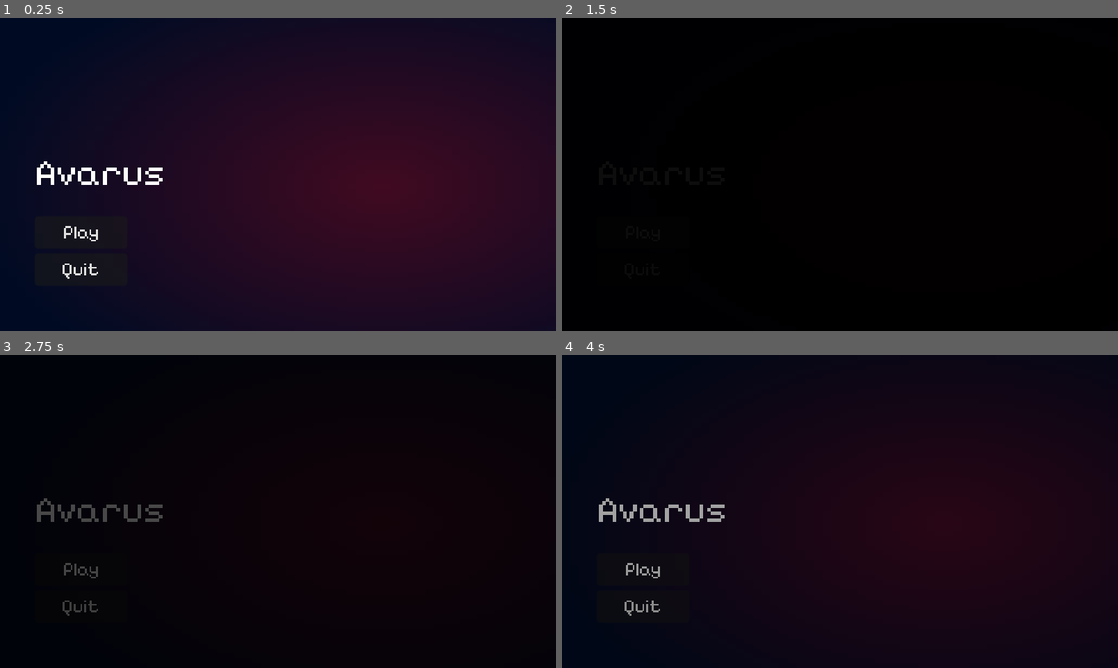
Above: before the commit, frames 1-4 (two rows, left to right).
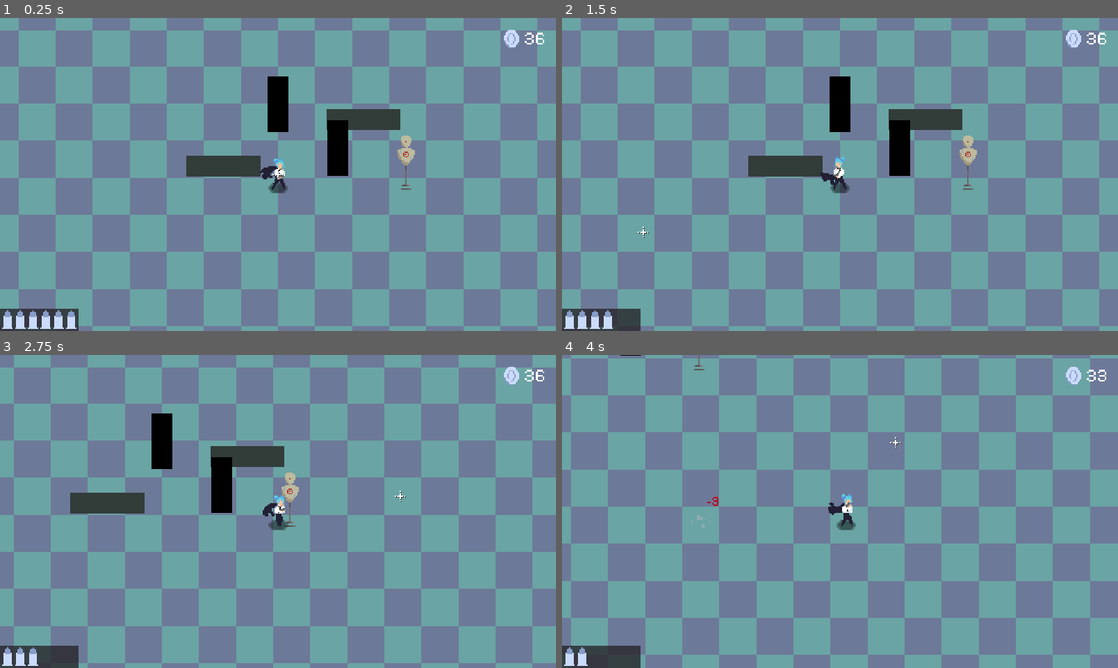
Above: after the commit, the same moments.

Repository: Niimphu/JGJ24
Game: Godot game, scene res://scenes/game/game.tscn
Two runs of this game, one before a commit and one after it. Both use one fixed random seed, a clock stepped at 60 frames per second and the inputs below. Before the commit the project starts from res://scenes/menu/main_menu.tscn. The engine's default icon, where the game draws it, is replaced by a stand-in: a white triangle on a blue panel in a dark square.
Inputs (mouse positions are in pixels of both pictures, inside the frame that each line leads up to):
- Up to frame 1 (0.25 s): no input
- Up to frame 2 (1.5 s): click (645, 233) at 0.5 s, where only the run before the commit has a clickable "Play"; click (645, 233) at 1.25 s, where only the run before the commit has a clickable "Play"
- Up to frame 3 (2.75 s): tap Enter at 2 s; move the mouse to (400, 495) at 2.02 s; hold D (move_right) from 2.03 s (still down); click (400, 495) at 2.1 s
- Up to frame 4 (4 s): move the mouse to (728, 527) at 2.77 s; release D (move_right) at 2.78 s; hold S (move_down) 2.78-3.53 s; click (728, 527) at 2.85 s; move the mouse to (895, 442) at 3.52 s; hold D (move_right) from 3.53 s (still down); tap Space (roll) at 3.6 s; click (895, 442) at 3.8 s

The runs differ from the first frame. In frame 1, 100% of the frame differs, in the area x 0-100%, y 0-100%; in frame 2, 99%; in frame 3, 99%; in frame 4, 100%.

Commit message:
nice

Diff:
--- a/project.godot
+++ b/project.godot
@@ -11,7 +11,7 @@
 [application]
 
 config/name="Avarus"
-run/main_scene="res://scenes/menu/main_menu.tscn"
+run/main_scene="res://scenes/game/game.tscn"
 config/features=PackedStringArray("4.3", "GL Compatibility")
 config/icon="res://icon.svg"
 
--- a/scenes/entities/bullet.gd
+++ b/scenes/entities/bullet.gd
@@ -1,25 +1,27 @@
 extends Area2D
 
-var speed := 1000
+var speed := 850
 var bullet_direction: Vector2
 var shoot := false
-var count = 0
-var hit_counter = 0
+var count := 0
+var enemies_hit := 0
+var piercing_level := 2
 signal two_enemies_hit
 
 
-
 func _ready():
-	connect("area_entered", Callable(self, "_on_area_entered"))
+	#connect("area_entered", Callable(self, "_on_area_entered"))
+	area_entered.connect(_on_area_entered)
 
 
-func set_direction(direction: Vector2) -> void:
+func set_parameters(direction: Vector2, piercing: int = 2) -> void:
 	await ready
 	bullet_direction = direction
+	piercing_level = piercing
 	shoot = true
 
 
-func _process(delta: float) -> void:
+func _physics_process(delta: float) -> void:
 	if !shoot:
 		return
 	position -= bullet_direction * speed * delta
@@ -33,7 +35,7 @@
 	if area.name == "TerrainHurtbox":
 		queue_free()
 	else:
-		hit_counter += 1
-		if hit_counter >= 2:
+		enemies_hit += 1
+		if enemies_hit >= piercing_level:
 			emit_signal("two_enemies_hit")
 			queue_free()
--- a/scenes/entities/player.gd
+++ b/scenes/entities/player.gd
@@ -157,7 +157,7 @@
 
 	var bullet := bullet_scene.instantiate()
 	bullet.position = Arm.global_position + (mouse_pos - Arm.global_position).normalized() * 8.5
-	bullet.set_direction((position - mouse_pos).normalized())
+	bullet.set_parameters((position - mouse_pos).normalized())
 	BulletManager.add_child(bullet)
 	bullet.connect("two_enemies_hit", Callable(self, "_on_two_enemies_hit")) #check if signal has been emitted to update max_ammo
 	GunAnimator.play("shoot")
--- a/scenes/entities/player.tscn
+++ b/scenes/entities/player.tscn
@@ -266,6 +266,7 @@
 }
 
 [node name="Player" type="CharacterBody2D"]
+collision_layer = 2
 motion_mode = 1
 script = ExtResource("1_jpnwn")
 
--- a/scenes/entities/test_enemy.gd
+++ b/scenes/entities/test_enemy.gd
@@ -1,27 +1,47 @@
 extends CharacterBody2D
 
-var speed := 80
+@export var speed := 80
 var id := 1
 
-@export var player: Node2D
 @onready var Navigator := $NavigationAgent2D
-var hit_count = 0
+@onready var HurtBox := $Hurtbox
+@onready var Animator := $AnimationPlayer
+@onready var Sprite := $Body
+
+var hit_count := 0
+## Number enemies this counts as for piercing
+@export var armour := 1
+## Number of bullets needed to kill this enemy
+@export var health := 1
+
+var player: Node2D
 
 func _ready():
 	set_process(false)
+	HurtBox.area_entered.connect(_on_area_2d_area_entered)
+	Animator.animation_finished.connect(finished_animation)
+	Navigator.velocity_computed.connect(safe_velocity_computed)
 
 
-func begin(player_node: CharacterBody2D):
+func begin(player_node: CharacterBody2D, new_id: int):
 	player = player_node
+	id = new_id
 	set_process(true)
+	find_path()
 
 
-func _physics_process(_delta):
+func _physics_process(delta):
 	var direction: Vector2 = to_local(Navigator.get_next_path_position()).normalized()
-	velocity = direction * speed
-	move_and_slide()
+	var intended_velocity: Vector2 = direction * speed
 
-	if Engine.get_physics_frames() % 30 != id:
+	Navigator.velocity = intended_velocity
+
+	if velocity.x > 0:
+		Sprite.flip_h = false
+	else:
+		Sprite.flip_h = true
+
+	if Engine.get_physics_frames() % 5 != id:
 		return
 	find_path()
 
@@ -30,5 +50,22 @@
 	Navigator.target_position = player.global_position
 
 
+func safe_velocity_computed(safe_velocity) -> void:
+	velocity = velocity.move_toward(safe_velocity, 100)
+	move_and_slide()
+
+
 func _on_area_2d_area_entered(_area: Area2D) -> void:
-	queue_free()
+	health -= 1
+	if health == 0:
+		death_animation()
+
+
+func death_animation():
+	speed = 0
+	Animator.play("death")
+
+
+func finished_animation(anim_name: String) -> void:
+	if anim_name == "death":
+		queue_free()
--- a/scenes/entities/test_enemy.tscn
+++ b/scenes/entities/test_enemy.tscn
@@ -1,22 +1,89 @@
-[gd_scene load_steps=5 format=3 uid="uid://lo6v7voiebej"]
+[gd_scene load_steps=9 format=3 uid="uid://lo6v7voiebej"]
 
 [ext_resource type="Texture2D" uid="uid://bcxte0yk7bv2m" path="res://icon.svg" id="1_8w0e4"]
 [ext_resource type="Script" path="res://scenes/entities/test_enemy.gd" id="1_mpth1"]
+[ext_resource type="Texture2D" uid="uid://2r441fbxdbkp" path="res://assets/images/Shadow.png" id="2_swocn"]
 
 [sub_resource type="CapsuleShape2D" id="CapsuleShape2D_31lw8"]
 radius = 2.2845
 height = 12.9434
 
 [sub_resource type="RectangleShape2D" id="RectangleShape2D_7a8j7"]
-size = Vector2(14, 14)
+size = Vector2(16.0919, 15.9805)
+
+[sub_resource type="Animation" id="Animation_okinc"]
+resource_name = "death"
+length = 0.5
+step = 0.1
+tracks/0/type = "value"
+tracks/0/imported = false
+tracks/0/enabled = true
+tracks/0/path = NodePath(".:modulate")
+tracks/0/interp = 1
+tracks/0/loop_wrap = true
+tracks/0/keys = {
+"times": PackedFloat32Array(0, 0.5),
+"transitions": PackedFloat32Array(1, 1),
+"update": 0,
+"values": [Color(1, 1, 1, 1), Color(1, 1, 1, 0)]
+}
+tracks/1/type = "value"
+tracks/1/imported = false
+tracks/1/enabled = true
+tracks/1/path = NodePath(".:rotation")
+tracks/1/interp = 1
+tracks/1/loop_wrap = true
+tracks/1/keys = {
+"times": PackedFloat32Array(0, 0.2),
+"transitions": PackedFloat32Array(1, 1),
+"update": 0,
+"values": [0.0, -1.5708]
+}
+
+[sub_resource type="Animation" id="Animation_0ghna"]
+length = 0.001
+tracks/0/type = "value"
+tracks/0/imported = false
+tracks/0/enabled = true
+tracks/0/path = NodePath(".:modulate")
+tracks/0/interp = 1
+tracks/0/loop_wrap = true
+tracks/0/keys = {
+"times": PackedFloat32Array(0),
+"transitions": PackedFloat32Array(1),
+"update": 0,
+"values": [Color(1, 1, 1, 1)]
+}
+tracks/1/type = "value"
+tracks/1/imported = false
+tracks/1/enabled = true
+tracks/1/path = NodePath(".:rotation")
+tracks/1/interp = 1
+tracks/1/loop_wrap = true
+tracks/1/keys = {
+"times": PackedFloat32Array(0),
+"transitions": PackedFloat32Array(1),
+"update": 0,
+"values": [0.0]
+}
+
+[sub_resource type="AnimationLibrary" id="AnimationLibrary_4ap1t"]
+_data = {
+"RESET": SubResource("Animation_0ghna"),
+"death": SubResource("Animation_okinc")
+}
 
 [node name="TestEnemy" type="CharacterBody2D"]
+collision_layer = 16
 motion_mode = 1
 wall_min_slide_angle = 0.0
 script = ExtResource("1_mpth1")
 
-[node name="Sprite2D" type="Sprite2D" parent="."]
-position = Vector2(0, -5.051)
+[node name="Shadow" type="Sprite2D" parent="."]
+texture = ExtResource("2_swocn")
+
+[node name="Body" type="Sprite2D" parent="."]
+position = Vector2(-0.0496063, -4.91102)
 scale = Vector2(0.120728, 0.122139)
 texture = ExtResource("1_8w0e4")
 
@@ -27,11 +94,20 @@
 [node name="NavigationAgent2D" type="NavigationAgent2D" parent="."]
 path_desired_distance = 4.0
 target_desired_distance = 4.0
+avoidance_enabled = true
+neighbor_distance = 200.0
+max_neighbors = 5
 
-[node name="TestEnemyHurtbox" type="Area2D" parent="."]
-collision_layer = 33
+[node name="Hurtbox" type="Area2D" parent="."]
+position = Vector2(-0.0496063, -4.91102)
+collision_layer = 32
 collision_mask = 8
 
-[node name="HurtboxShape" type="CollisionShape2D" parent="TestEnemyHurtbox"]
-position = Vector2(0, -5)
+[node name="HurtboxShape" type="CollisionShape2D" parent="Hurtbox"]
+position = Vector2(0.188196, -0.0139568)
 shape = SubResource("RectangleShape2D_7a8j7")
+
+[node name="AnimationPlayer" type="AnimationPlayer" parent="."]
+libraries = {
+"": SubResource("AnimationLibrary_4ap1t")
+}
--- a/scenes/game/wave_manager.gd
+++ b/scenes/game/wave_manager.gd
@@ -18,10 +18,12 @@
 	]
 ]
 
-var burst_delay := 5 # time between bursts during wave
+var enemies_spawned := 0
+var burst_delay := 4 # time between bursts during wave
 
 
 func spawn_wave(wave_number: int):
+	enemies_spawned = 0
 	for burst in waves[wave_number]:
 		spawn_burst(burst)
 		await get_tree().create_timer(burst_delay).timeout
@@ -31,20 +33,23 @@
 	var valid_spawns := get_furthest_points(10)
 
 	for i in range(burst["count"]):
-		var enemy = burst["type"].instantiate()
-		# Add the enemy to the scene at some spawn location
-		add_child(enemy)
-		enemy.global_position = valid_spawns[randi() % 6]
-		enemy.begin(Player)
+		spawn_enemy(burst["type"], valid_spawns)
 		await get_tree().create_timer(0.15).timeout
 
 	if burst.has("type2"):
 		for i in range(burst["count2"]):
-			var enemy = burst["type2"].instance()
-			add_child(enemy)
-			enemy.global_position = valid_spawns[randi() % 6]
-			enemy.begin(Player)
+			spawn_enemy(burst["type2"], valid_spawns)
 			await get_tree().create_timer(0.15).timeout
+
+
+func spawn_enemy(enemy: PackedScene, valid_spawns: Array) -> void:
+	var new_enemy = enemy.instantiate()
+	var spawn_point := randi() % valid_spawns.size()
+	add_child(new_enemy)
+	new_enemy.global_position = valid_spawns[spawn_point]
+	valid_spawns.erase(spawn_point)
+	new_enemy.begin(Player, enemies_spawned % 5)
+	enemies_spawned += 1
 
 
 func get_furthest_points(num_points: int) -> Array:
Not shown: 1 places in scenes/game/game.tscn that only renumber resources
